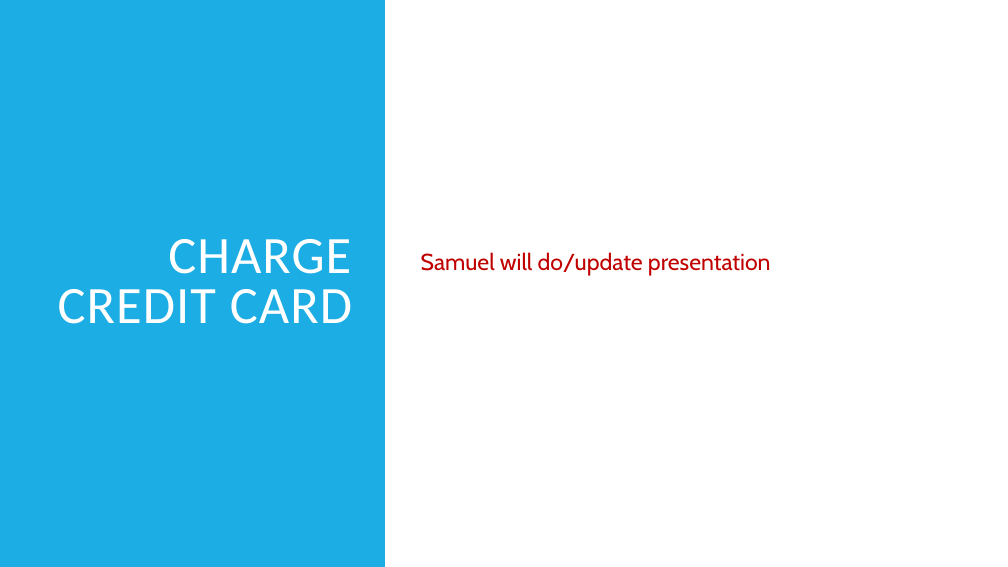
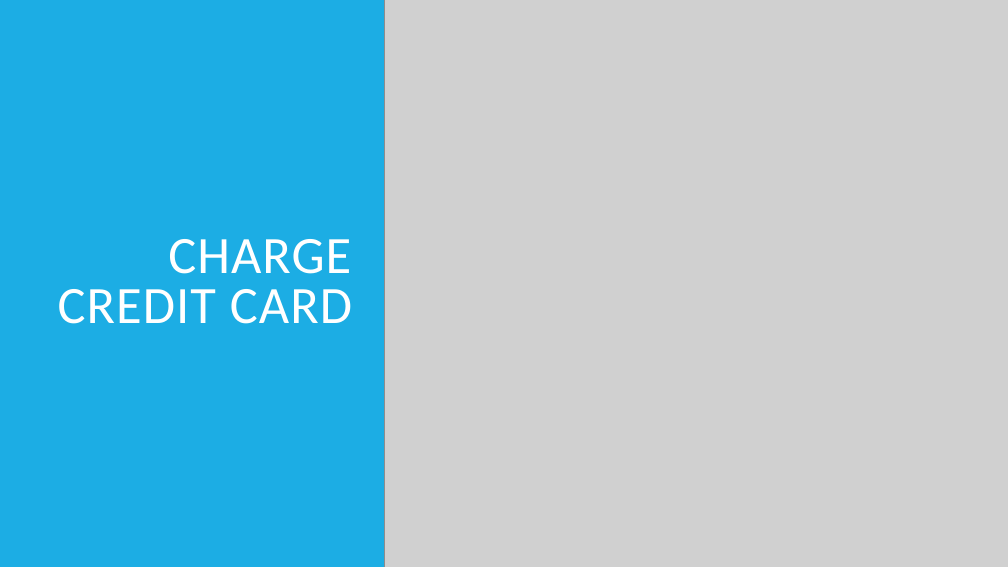
Before and after one commit to carwyndoan/bankproj, a slide deck: slide 15 of documents/Project Presentation.pptx. Drawn at 1008x567 pixels with LibreOffice and Linux fonts; fonts in the diff are those of the drawing; grey boxes stand for pictures. Boxes give left, top, right and bottom in pixels: in the first picture for what was removed or moved away, otherwise in the second. Text is boxed around its words. In the diff, an @@ line names an element or a change of style, - is before the commit and + after.

Commit message:
modified ppt

```diff
--- a/documents/Project Presentation.pptx
+++ b/documents/Project Presentation.pptx
@@ picture added at (385,0,1008,567) @@
@@ text removed at (421,252,771,276) @@
-  Samuel will do/update presentation
```
Also in this commit, not shown: 4 other slides changed, 1 slide removed, 1 other file.
